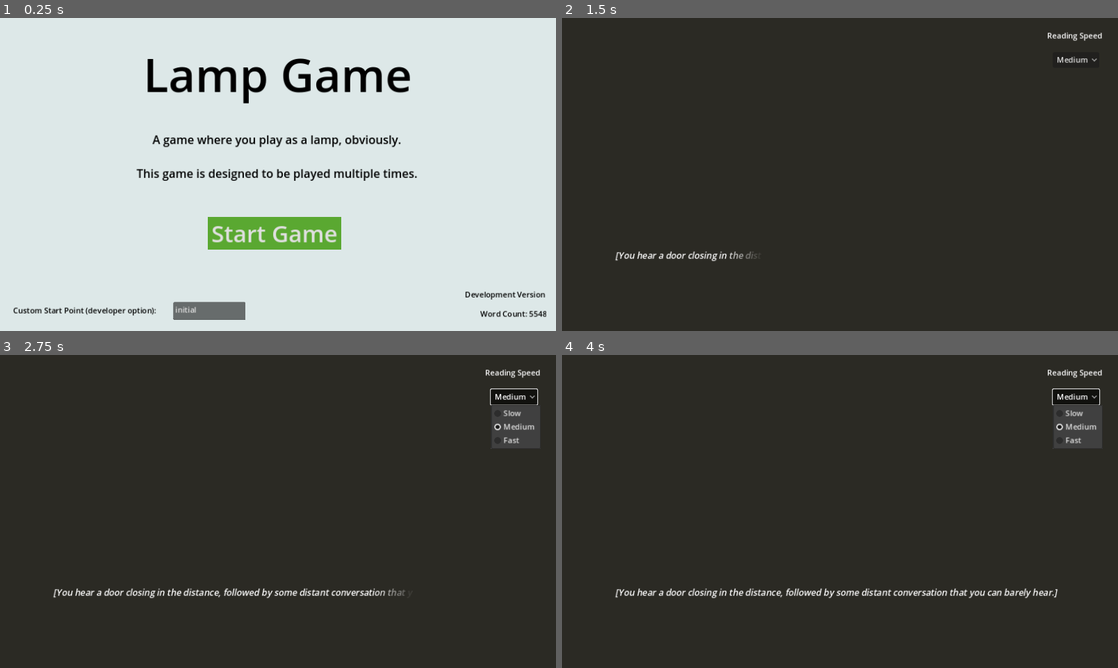
Above: before the commit, frames 1-4 (two rows, left to right).
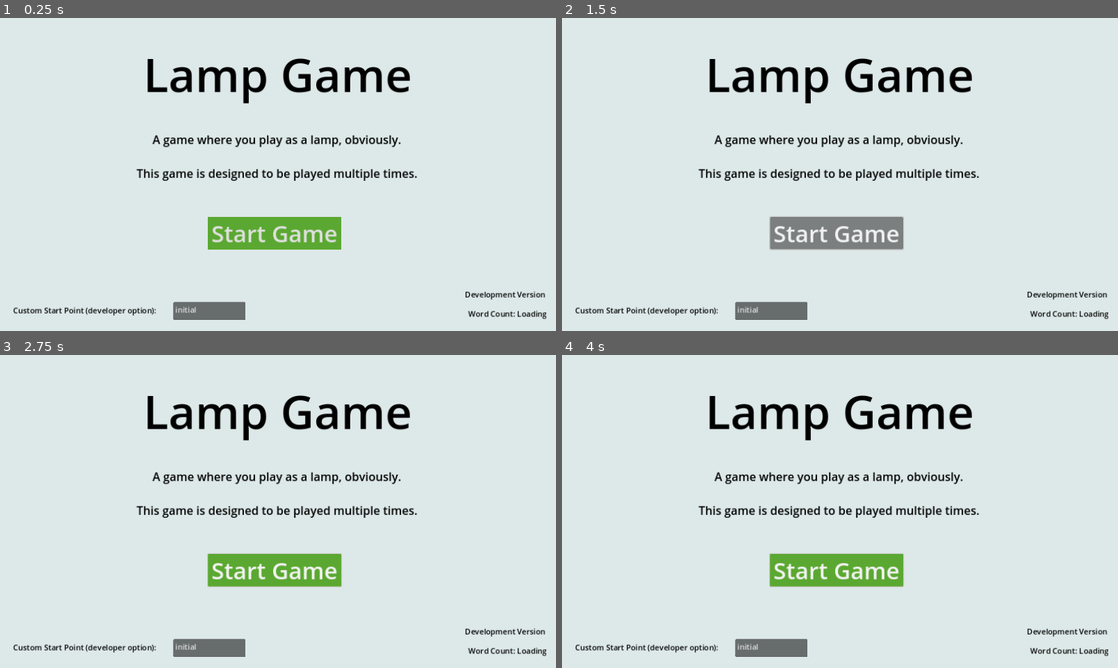
Above: after the commit, the same moments.

Repository: smileyface12349/lamp-game
Game: Godot game, scene res://menu.tscn
Same seed, same stepped clock (60 frames per second), same inputs: the game is played once before the commit and once after it.
Inputs (mouse positions are in pixels of both pictures, inside the frame that each line leads up to):
- Up to frame 1 (0.25 s): no input
- Up to frame 2 (1.5 s): click "Start Game" at 0.5 s; click (834, 233) at 1.25 s, where only the run after the commit has a clickable "Start Game"
- Up to frame 3 (2.75 s): click (511, 395) at 2 s, where only the run before the commit has a clickable "Medium"
- Up to frame 4 (4 s): click (1073, 395) at 2.75 s, where only the run before the commit has a clickable "Medium"; click (1073, 395) at 3.5 s, where only the run before the commit has a clickable "Medium"

The runs differ from the first frame. In frame 1, 0.2% of the frame differs, in the area x 84-99%, y 93-97%; in frame 2, 99%, in the area x 0-100%, y 0-100%; in frame 3, 99%; in frame 4, 99%.
Error after the commit: Parse Error: Too many arguments for "get_description()" call. Expected at most 0 but received 1. (res://menu.gd:60)

Commit message:
Forgot to change this

Diff:
--- a/Dialogue/dialogue_base.gd
+++ b/Dialogue/dialogue_base.gd
@@ -22,3 +22,6 @@
 
 func get_text_body() -> String:
 	return ""
+
+func get_description() -> String:
+	return ""
